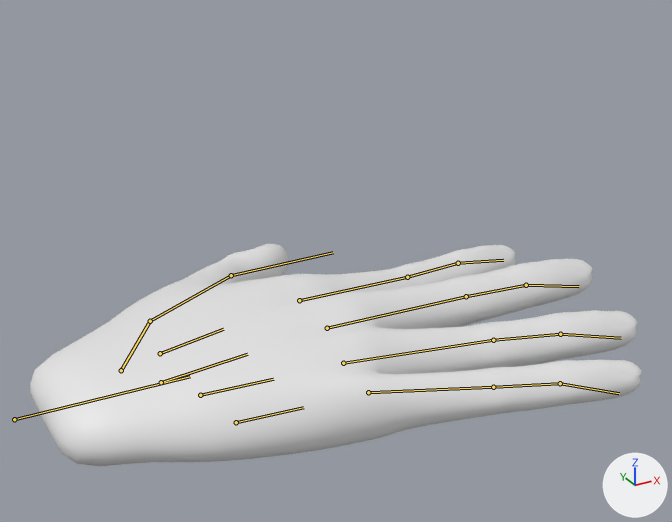
Two versions of the FBX model wizcape/Assets/Models/Hand/Hand.R.fbx, one commit apart.
Before and after are seen from a 50 mm lens placed at (-0.026, -0.633, 0.394), pointed at (0.323, 0.002, 0.076). The axes (+X, +Y, +Z) are drawn at lower right. The lights are the same throughout. The bones that bend it are drawn over the model as lines.
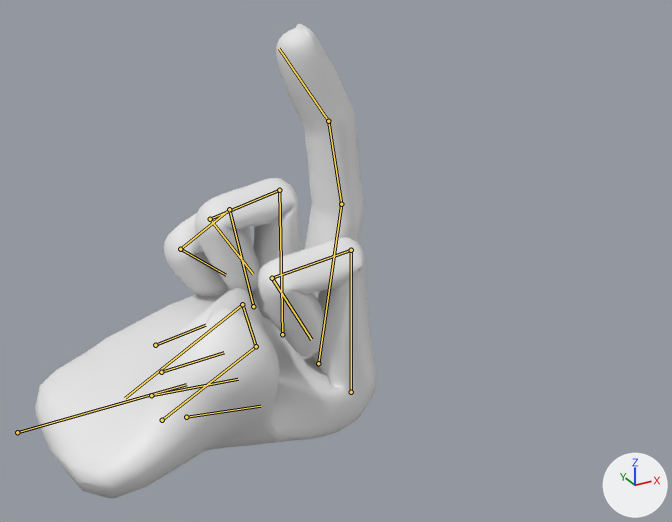
The newer file adds an action. The first version stands in its rest pose; the second is drawn at frame 41 of the action 'rig.002|middle finger'.

Pixel boxes [x1, y1, x2, y2] of what changed, in the pictures (672 x 522 px):
'Cube.001', posed (44% narrower, 113% taller): before [30, 244, 641, 466]; after [35, 24, 376, 498]
bone 'DEF-f_index.01.L.001', root to tip: before (299, 300) to (407, 277); after (351, 392) to (351, 250)
bone 'DEF-f_index.02.L.001', root to tip: before (407, 277) to (458, 263); after (351, 250) to (272, 278)
bone 'DEF-f_index.03.L.001', root to tip: before (458, 263) to (503, 260); after (272, 278) to (311, 339)
bone 'DEF-thumb.01.L.001', root to tip: before (121, 370) to (150, 321); after (162, 420) to (256, 346)
bone 'DEF-thumb.02.L.001', root to tip: before (150, 321) to (231, 275); after (256, 346) to (242, 304)
bone 'DEF-thumb.03.L.001', root to tip: before (231, 275) to (333, 252); after (242, 304) to (125, 398)
bone 'ORG-palm.02.L.001', root to tip: before (161, 382) to (247, 354); after (151, 395) to (238, 379)
bone 'DEF-f_middle.01.L.001', root to tip: before (327, 328) to (466, 296); after (318, 363) to (341, 204)
bone 'DEF-f_middle.02.L.001', root to tip: before (466, 296) to (526, 285); after (341, 204) to (328, 121)
bone 'DEF-f_middle.03.L.001', root to tip: before (526, 285) to (579, 286); after (328, 121) to (279, 48)
bone 'ORG-palm.03.L.001', root to tip: before (200, 395) to (273, 379); after (161, 372) to (224, 352)
bone 'DEF-f_ring.01.L.001', root to tip: before (343, 363) to (493, 340); after (282, 334) to (279, 190)
bone 'DEF-f_ring.02.L.001', root to tip: before (493, 340) to (560, 334); after (279, 190) to (210, 219)
bone 'DEF-f_ring.03.L.001', root to tip: before (560, 334) to (621, 338); after (210, 219) to (253, 274)
bone 'ORG-palm.04.L.001', root to tip: before (236, 422) to (303, 407); after (155, 345) to (205, 325)
bone 'DEF-f_pinky.01.L.001', root to tip: before (368, 392) to (493, 387); after (253, 306) to (229, 209)
bone 'DEF-f_pinky.02.L.001', root to tip: before (493, 387) to (560, 383); after (229, 209) to (180, 249)
bone 'DEF-f_pinky.03.L.001', root to tip: before (560, 383) to (619, 393); after (180, 249) to (226, 275)

The change in detail:
Bone 'root' (bone_root) turns from (0, 0, 0) to (180, 0, 0) degrees about its own x, y and z.
Bone 'DEF-f_index.01.L.001' (bone_def_f_index_01_l_001) turns from (0, 0, 0) to (85, 1, -1) degrees about its own x, y and z.
Bone 'DEF-f_index.02.L.001' (bone_def_f_index_02_l_001) turns from (0, 0, 0) to (101, -5, 0) degrees about its own x, y and z.
Bone 'DEF-f_index.03.L.001' (bone_def_f_index_03_l_001) turns from (0, 0, 0) to (101, 0, 0) degrees about its own x, y and z.
Bone 'DEF-thumb.01.L.001' (bone_def_thumb_01_l_001) moves from (0.0, 0.0, 0.0) to (0.0, 0.001, 0.0).
Bone 'DEF-thumb.01.L.001' (bone_def_thumb_01_l_001) turns from (0, 0, 0) to (27, -10, 38) degrees about its own x, y and z.
Bone 'DEF-thumb.02.L.001' (bone_def_thumb_02_l_001) turns from (0, 0, 0) to (74, -6, -4) degrees about its own x, y and z.
Bone 'DEF-thumb.03.L.001' (bone_def_thumb_03_l_001) turns from (0, 0, 0) to (80, 0, 0) degrees about its own x, y and z.
Bone 'ORG-palm.02.L.001' (bone_org_palm_02_l_001) turns from (0, 0, 0) to (-1, -2, -4) degrees about its own x, y and z.
Bone 'DEF-f_middle.01.L.001' (bone_def_f_middle_01_l_001) turns from (0, 0, 0) to (78, 2, -2) degrees about its own x, y and z.
Bone 'DEF-f_middle.02.L.001' (bone_def_f_middle_02_l_001) turns from (0, 0, 0) to (15, 2, 0) degrees about its own x, y and z.
Bone 'DEF-f_middle.03.L.001' (bone_def_f_middle_03_l_001) turns from (0, 0, 0) to (15, 0, 0) degrees about its own x, y and z.
Bone 'ORG-palm.03.L.001' (bone_org_palm_03_l_001) turns from (0, 0, 0) to (-4, -4, -8) degrees about its own x, y and z.
Bone 'DEF-f_ring.01.L.001' (bone_def_f_ring_01_l_001) turns from (0, 0, 0) to (80, 7, -8) degrees about its own x, y and z.
Bone 'DEF-f_ring.02.L.001' (bone_def_f_ring_02_l_001) turns from (0, 0, 0) to (101, 9, -1) degrees about its own x, y and z.
Bone 'DEF-f_ring.03.L.001' (bone_def_f_ring_03_l_001) turns from (0, 0, 0) to (101, 0, 0) degrees about its own x, y and z.
Bone 'ORG-palm.04.L.001' (bone_org_palm_04_l_001) turns from (0, 0, 0) to (-10, -7, -11) degrees about its own x, y and z.
Bone 'DEF-f_pinky.01.L.001' (bone_def_f_pinky_01_l_001) turns from (0, 0, 0) to (82, 6, -7) degrees about its own x, y and z.
Bone 'DEF-f_pinky.02.L.001' (bone_def_f_pinky_02_l_001) turns from (0, 0, 0) to (104, -2, 0) degrees about its own x, y and z.
Bone 'DEF-f_pinky.03.L.001' (bone_def_f_pinky_03_l_001) turns from (0, 0, 0) to (104, 0, 0) degrees about its own x, y and z.
